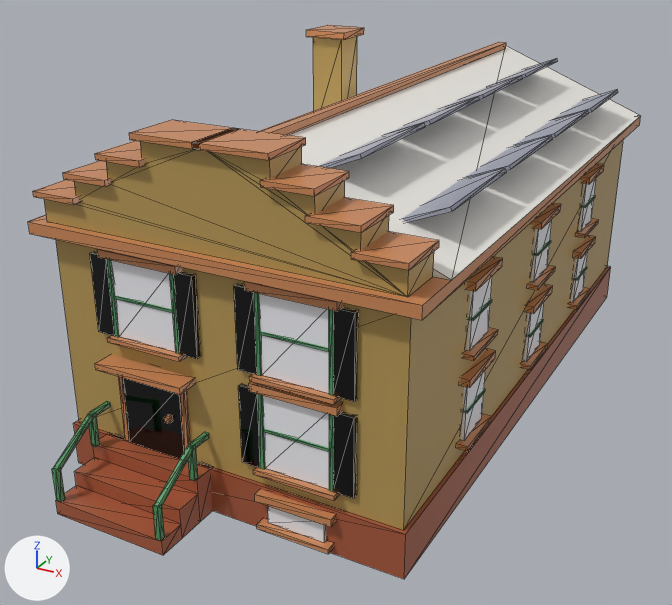
The glTF model assets/managed-models/buildings/house-1x2-2f-dutch-a-solar/house-1x2-2f-dutch-a-solar.glb: old version first, new version second.
Before and after are seen from a 50 mm camera at (1.12, -2.301, 1.368) aimed at (-0.067, -0.143, 0.288). The axes (+X, +Y, +Z) are drawn at lower left. The lights are the same throughout. The picture after the commit comes second. Mesh edges are drawn as thin lines. Vertices at exactly the same position are counted once.

The scene before the commit, as lines of its bpy script (objects in view):
```python
me_house_1x2_2f_dutch_a_solar = bpy.data.meshes.new('house-1x2-2f-dutch-a-solar')
me_house_1x2_2f_dutch_a_solar.from_pydata(...)  # 1082 vertices, 1728 faces; spans x -0.5..0.5, y -1.0..1.0, z 0.0..0.99
me_house_1x2_2f_dutch_a_solar.materials.append(mat_m_house_1x2_2f_dutch_a_solar)
ob_house_1x2_2f_dutch_a_solar = bpy.data.objects.new('house-1x2-2f-dutch-a-solar', me_house_1x2_2f_dutch_a_solar)
ob_house_1x2_2f_dutch_a_solar.location = (0.0, 0.0, 0.0)
```
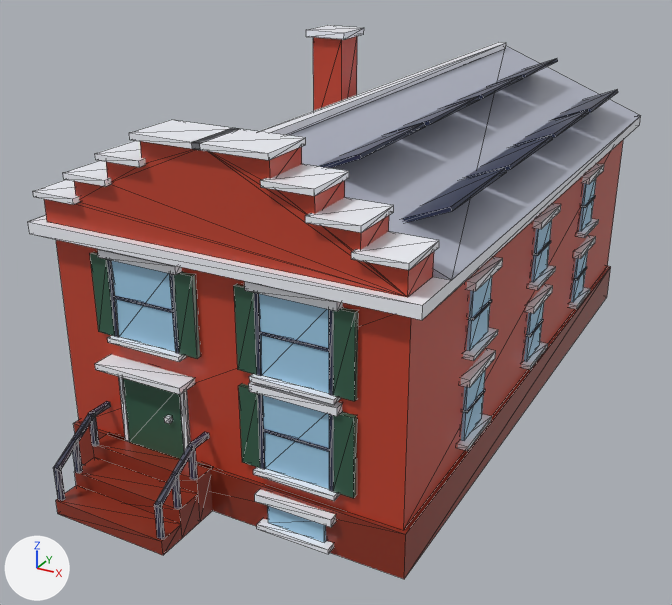
Scene script edits in JSON lines:
```json
{"block": "me_house_1x2_2f_dutch_a_solar", "where": "# used by ob_house_1x2_2f_dutch_a_solar; location = (0.0, 0.0, 0.0)"}
{"op": "remove", "block": "me_house_1x2_2f_dutch_a_solar", "code": "me_house_1x2_2f_dutch_a_solar.from_pydata(...)  # 1082 vertices, 1728 faces; spans x -0.5..0.5, y -1.0..1.0, z 0.0..0.99"}
{"op": "add", "block": "me_house_1x2_2f_dutch_a_solar", "code": "me_house_1x2_2f_dutch_a_solar.from_pydata(...)  # 1098 vertices, 1752 faces; spans x -0.5..0.5, y -1.0..1.0, z 0.0..0.99"}
{"block": "me_house_1x2_2f_dutch_a_solar", "change": "me_house_1x2_2f_dutch_a_solar part 1: a new loose piece, a box spanning x -0.356..-0.344, y -0.931..-0.919, z 0.08..0.172, in mat_m_house_1x2_2f_dutch_a_solar"}
{"block": "me_house_1x2_2f_dutch_a_solar", "change": "me_house_1x2_2f_dutch_a_solar part 2: a new loose piece, a box spanning x -0.056..-0.044, y -0.931..-0.919, z 0.08..0.172, in mat_m_house_1x2_2f_dutch_a_solar"}
{"block": "me_house_1x2_2f_dutch_a_solar", "change": "me_house_1x2_2f_dutch_a_solar part 3"}
{"block": "me_house_1x2_2f_dutch_a_solar", "change": "33 faces are deleted"}
{"block": "me_house_1x2_2f_dutch_a_solar", "change": "33 new faces join them"}
{"block": "me_house_1x2_2f_dutch_a_solar", "change": "me_house_1x2_2f_dutch_a_solar part 4"}
{"block": "me_house_1x2_2f_dutch_a_solar", "change": "3 vertices are removed from x -0.06..-0.04, y -0.99, z 0.04..0.13"}
{"block": "me_house_1x2_2f_dutch_a_solar", "change": "37 faces are deleted"}
{"block": "me_house_1x2_2f_dutch_a_solar", "change": "3 vertices are added at (-0.06, -0.98, 0.04), (-0.04, -0.98, 0.13), (-0.06, -0.98, 0.13)"}
{"block": "me_house_1x2_2f_dutch_a_solar", "change": "37 new faces join them"}
{"block": "me_house_1x2_2f_dutch_a_solar", "change": "me_house_1x2_2f_dutch_a_solar part 5: 1658 kept faces spanning x -0.5..0.5, y -1.0..1.0, z 0.0..0.99 get new texture (UV) coordinates"}
```

Pixel boxes [x1, y1, x2, y2] of what changed, in the pictures (672 x 605 px; the box of a moved part takes in the faces that stretch with it):
```json
{"part": 1, "of": "me_house_1x2_2f_dutch_a_solar", "change": "added", "after": [71, 439, 83, 473]}
{"part": 2, "of": "me_house_1x2_2f_dutch_a_solar", "change": "added", "after": [171, 474, 182, 509]}
{"part": 3, "of": "me_house_1x2_2f_dutch_a_solar", "change": "moved or reshaped", "before": [52, 403, 111, 502], "after": [53, 403, 111, 501]}
{"part": 4, "of": "me_house_1x2_2f_dutch_a_solar", "change": "moved or reshaped", "before": [153, 434, 209, 541], "after": [154, 434, 209, 540]}
{"part": 5, "of": "me_house_1x2_2f_dutch_a_solar", "change": "surface changed", "before": [28, 25, 641, 579], "after": [28, 25, 641, 579]}
```
